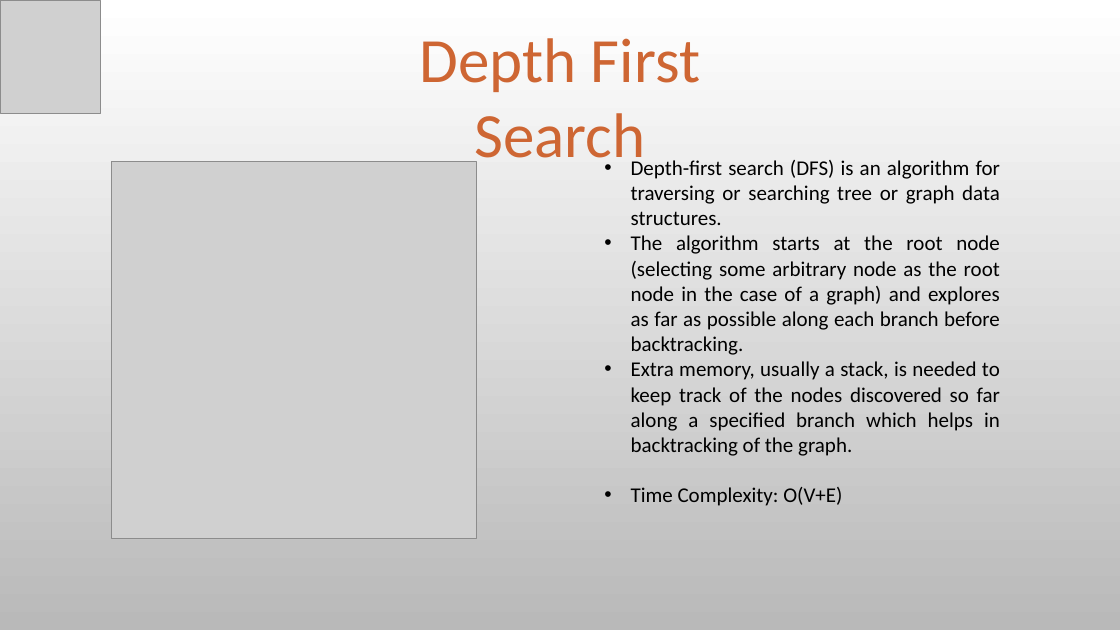
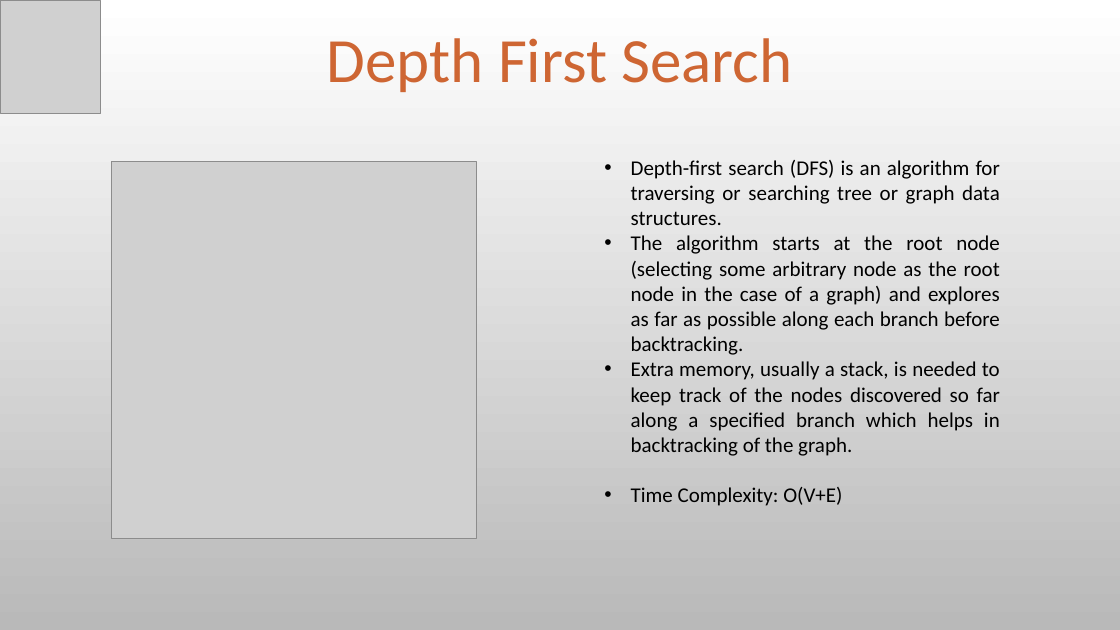
Before and after one commit to om101deore/ADS-project, a slide deck: slide 4 of ADS PPT.pptx (slide 3 before the commit). Drawn at 1120x630 pixels with LibreOffice and Linux fonts; fonts in the diff are those of the drawing; grey boxes stand for pictures; background and template pictures are left out. Boxes give left, top, right and bottom in pixels: in the first picture for what was removed or moved away, otherwise in the second. Text is boxed around its words. In the diff, an @@ line names an element or a change of style, - is before the commit and + after.

```diff
--- a/ADS PPT.pptx
+++ b/ADS PPT.pptx
@@ text "Depth First Search": place and size @@
-text "Depth First Search" at <box>420,38,700,173</box>
+text "Depth First Search" at <box>327,38,793,92</box>
@@ text "Depth First Search" at <box>327,38,793,92</box>: text colour gradient #683319 to #CE6633 to #E2A385 to #CE6633 @@
```
Also in this commit, not shown: 6 other slides changed, 2 slides added, 3 slides removed.
